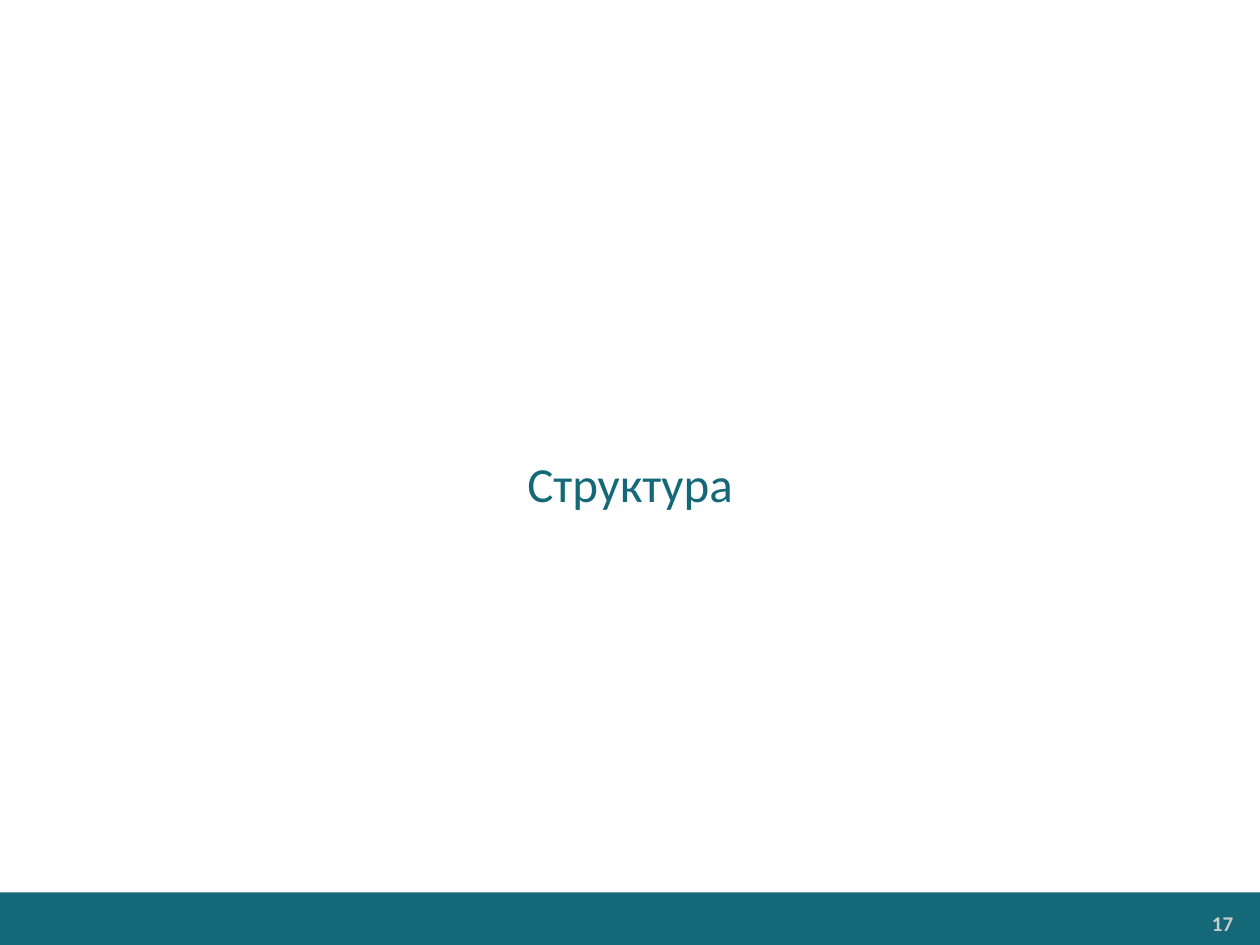
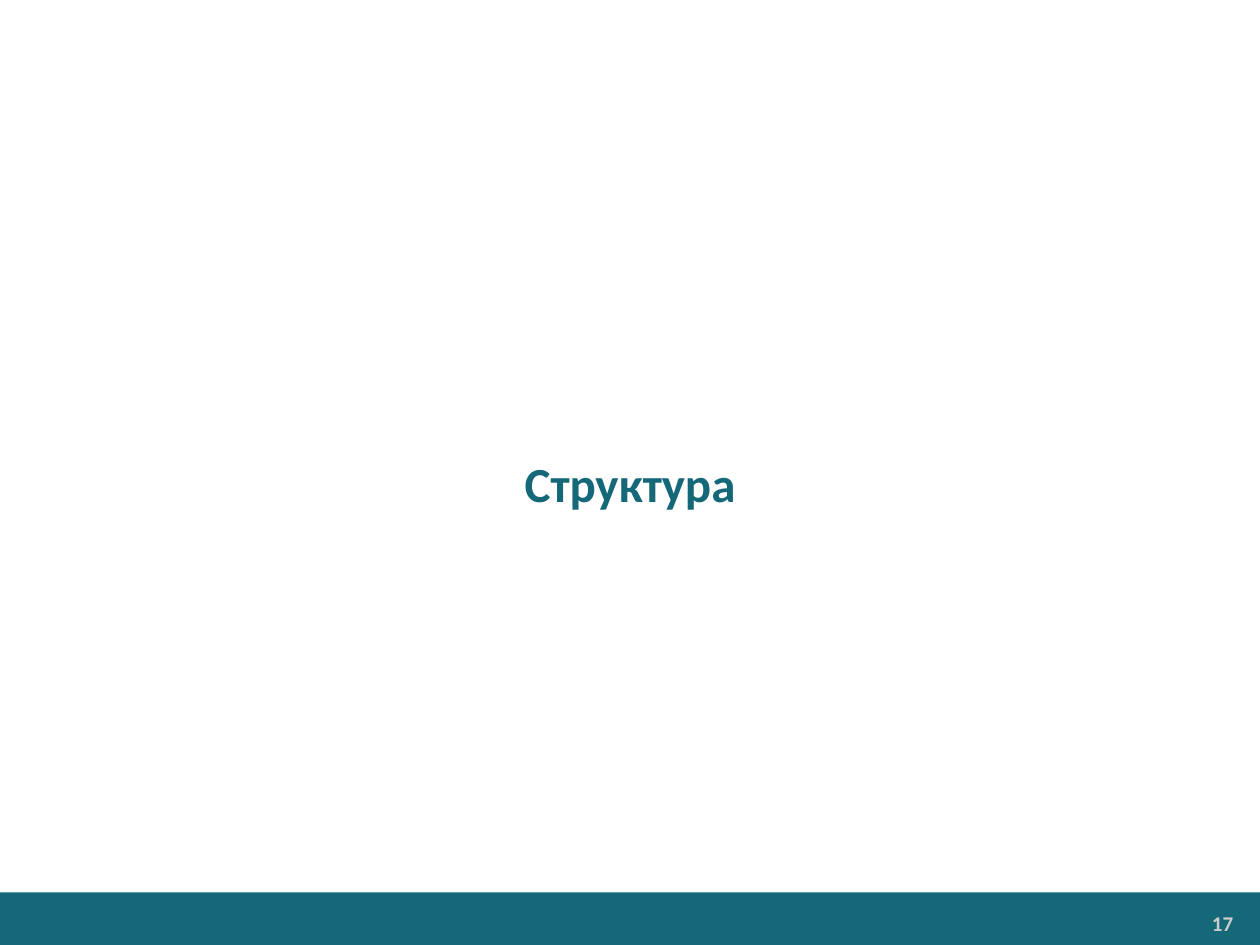
Before and after one commit to EPM-RD-NETLAB/.NET-Framework-modules, a slide deck: slide 17 of M3. Types/Types (RU).pptx. Drawn at 1260x945 pixels with LibreOffice and Linux fonts; fonts in the diff are those of the drawing; background and template pictures are left out. Boxes give left, top, right and bottom in pixels: in the first picture for what was removed or moved away, otherwise in the second. Text is boxed around its words. In the diff, an @@ line names an element or a change of style, - is before the commit and + after.

```diff
--- a/M3. Types/Types (RU).pptx
+++ b/M3. Types/Types (RU).pptx
@@ text "Структура" at (525,470,736,510): bold on @@
```
Also in this commit, not shown: 2 other slides changed, 1 other file.
